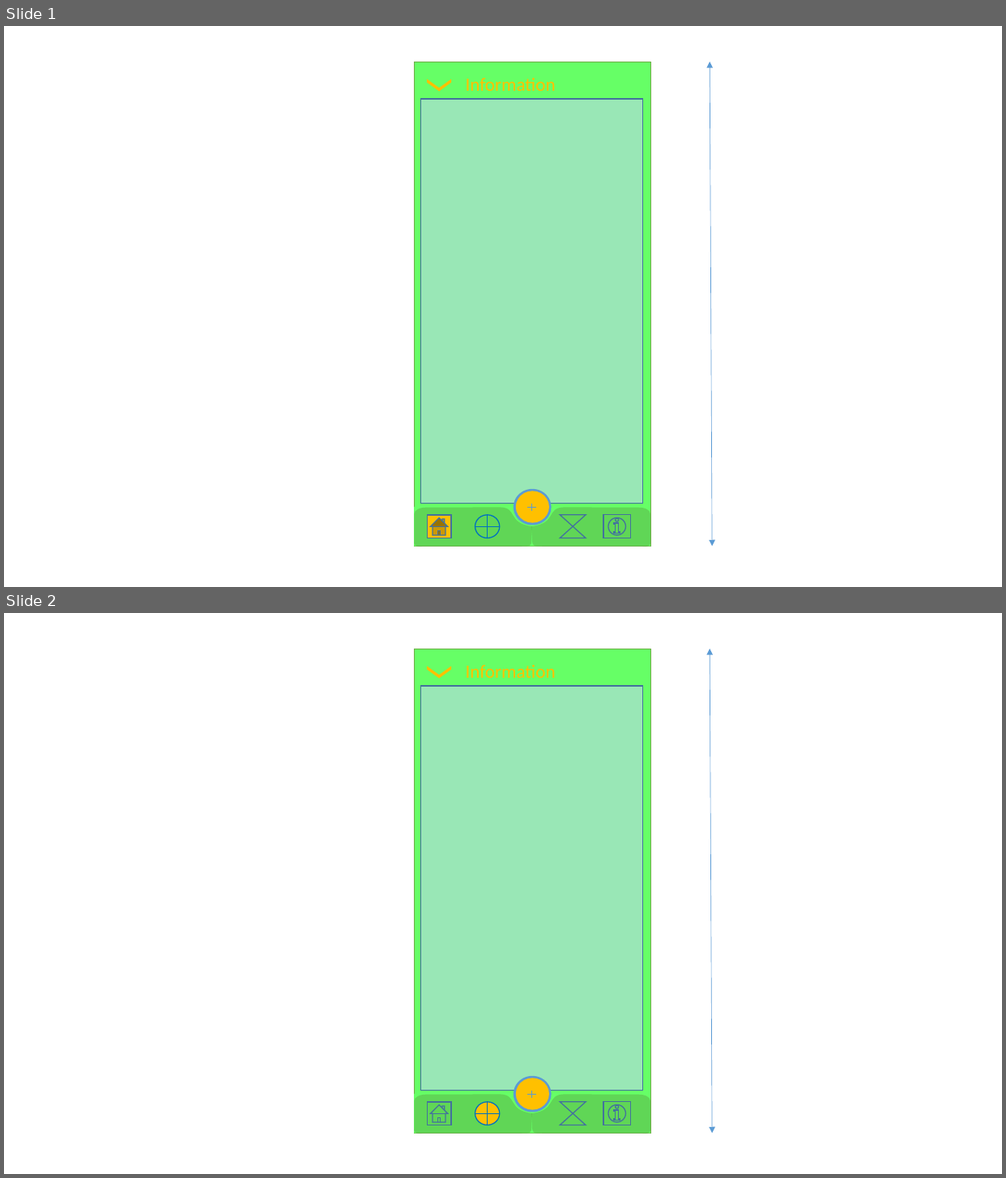
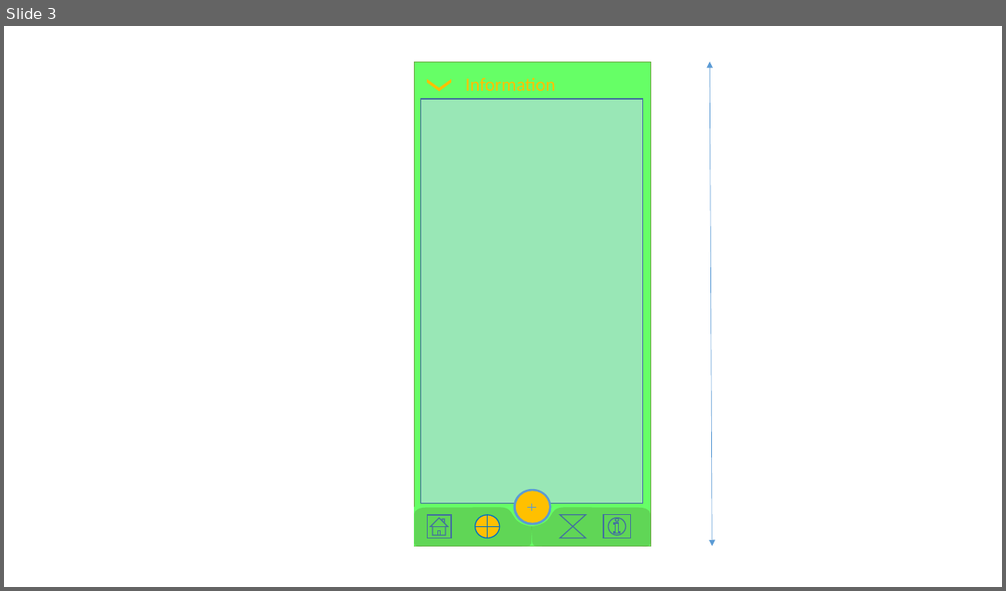
Before and after one commit to ngongtopro/iocome, a slide deck: Doccuments/UI/IOCome_UI.pptx. Shown one above the other, each under a label of ours: slides 1 and 2 before the commit, slide 3 after it. The pictures are 1006x1178 and 1006x591 pixels, drawn with LibreOffice and Linux fonts; fonts in the diff are those of the drawing. Boxes give left, top, right and bottom in pixels: in the first picture for what was removed or moved away, otherwise in the second. Text is boxed around its words. In the diff, an @@ line names an element or a change of style, - is before the commit and + after.

```diff
--- a/Doccuments/UI/IOCome_UI.pptx
+++ b/Doccuments/UI/IOCome_UI.pptx
@@ slide 1 removed at (x1=4, y1=26, x2=1002, y2=587), background #FFFFFF @@
@@ rectangle removed at (x1=414, y1=62, x2=651, y2=547) @@
@@ double arrow removed from (710, 62) to (712, 546) @@
@@ chevron removed at (x1=427, y1=79, x2=451, y2=91) @@
@@ text removed at (x1=466, y1=78, x2=556, y2=91) @@
-Information
@@ rectangle removed at (x1=421, y1=99, x2=643, y2=503) @@
@@ rectangle removed at (x1=414, y1=507, x2=651, y2=546) @@
@@ freeform shape removed at (x1=414, y1=507, x2=533, y2=547) @@
@@ ellipse removed at (x1=513, y1=489, x2=552, y2=525) @@
@@ ellipse removed at (x1=516, y1=492, x2=550, y2=524) @@
@@ line removed from (527, 507) to (536, 507) @@
@@ freeform shape removed at (x1=532, y1=507, x2=651, y2=547) @@
@@ line removed from (532, 504) to (532, 512) @@
@@ action button home removed at (x1=427, y1=515, x2=451, y2=539) @@
@@ flow chart or removed at (x1=475, y1=515, x2=500, y2=539) @@
@@ flow chart collate removed at (x1=560, y1=515, x2=586, y2=539) @@
@@ action button information removed at (x1=603, y1=515, x2=631, y2=539) @@
@@ what was slide 2 is now slide 3 @@
```
Also in this commit, not shown: 3 slides added, 1 other slide removed.
